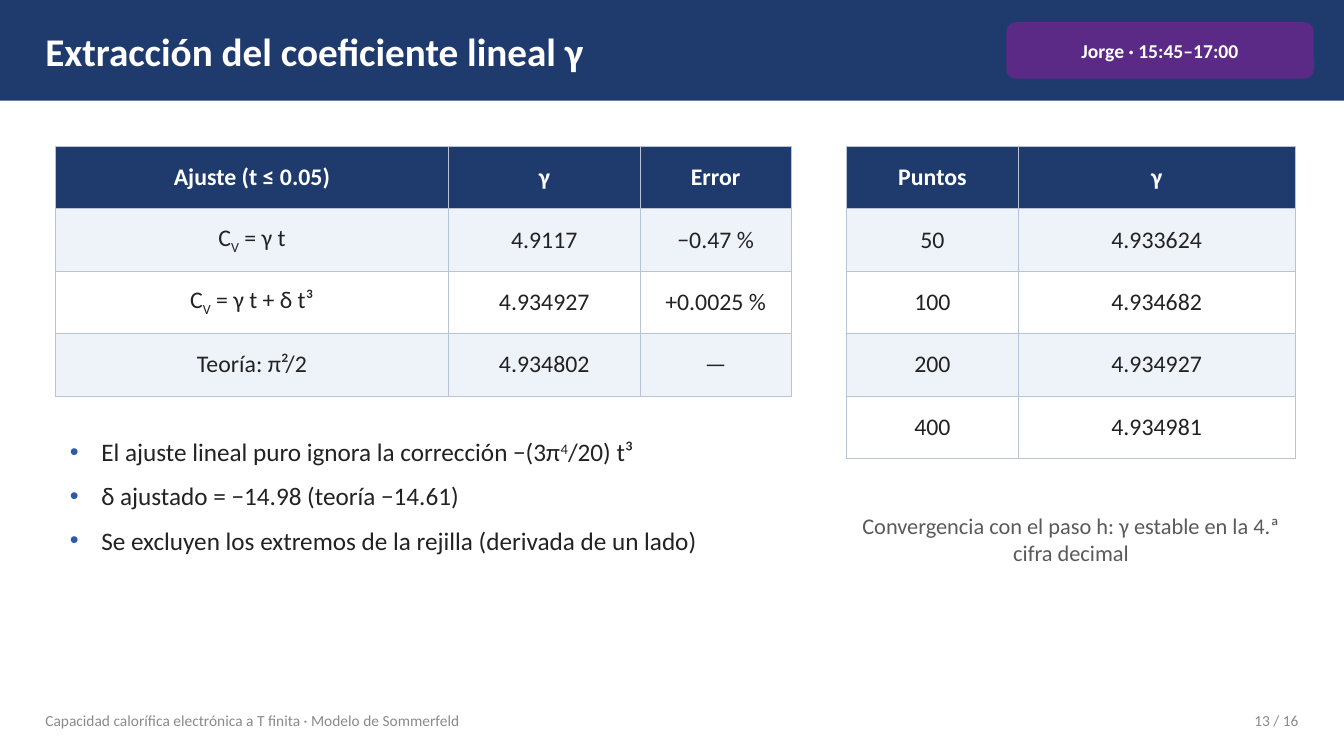
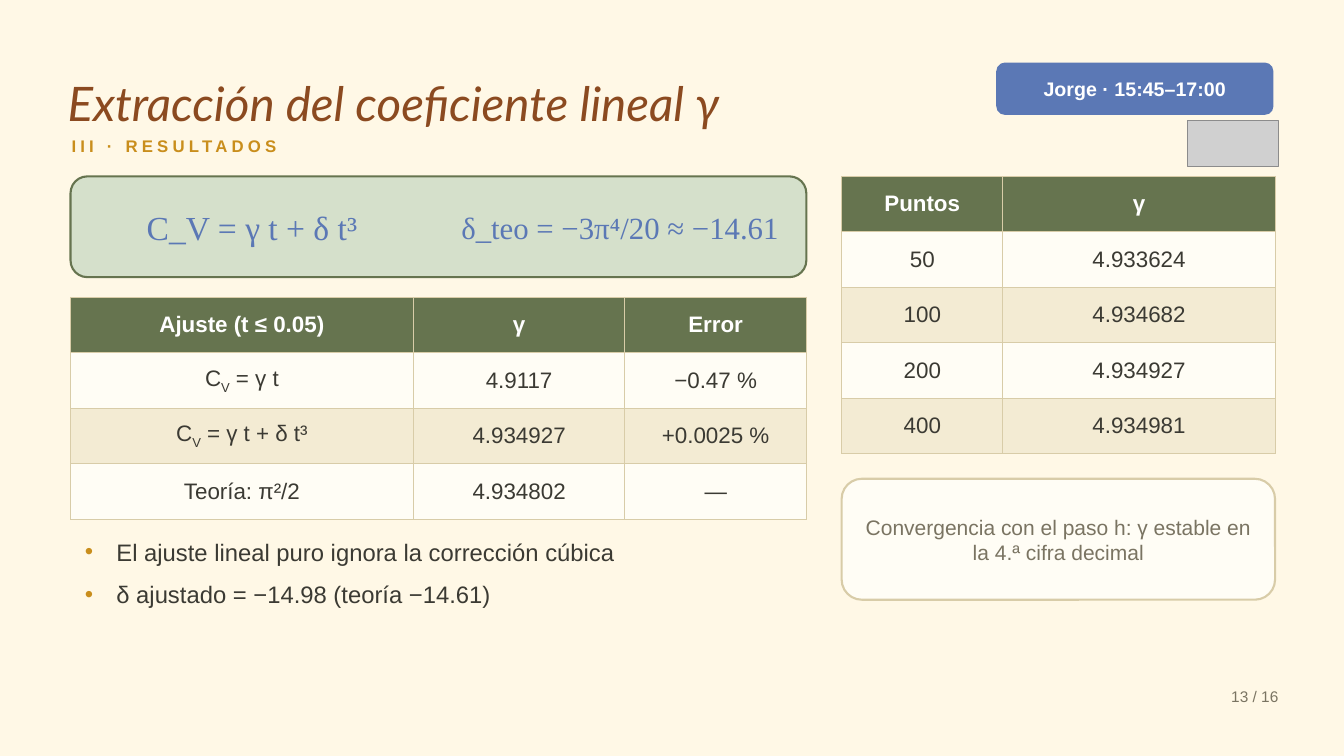
Before and after one commit to SolecitoPunk/capacidad_calorifica, a slide deck: slide 13 of presentacion/presentacion_sommerfeld.pptx. Drawn at 1344x756 pixels with LibreOffice and Linux fonts; fonts in the diff are those of the drawing; grey boxes stand for pictures; background and template pictures are left out. Boxes give left, top, right and bottom in pixels: in the first picture for what was removed or moved away, otherwise in the second. Text is boxed around its words. In the diff, an @@ line names an element or a change of style, - is before the commit and + after.

```diff
--- a/presentacion/presentacion_sommerfeld.pptx
+++ b/presentacion/presentacion_sommerfeld.pptx
@@ background #FFFFFF to picture (left out) @@
@@ rectangle removed at [0, 0, 1344, 101] @@
@@ text "Extracción del coeficiente lineal γ": place and size @@
-text "Extracción del coeficiente lineal γ" at [45, 38, 583, 72]
+text "Extracción del coeficiente lineal γ" at [68, 86, 719, 129]
@@ text "Extracción del coeficiente lineal γ" at [68, 86, 719, 129]: size 28 to 34 pt, font Calibri to Lato, text colour #FFFFFF to #8B4A20, bold off, italic on; vertical alignment middle to bottom @@
@@ rounded rectangle "Jorge · 15:45–17:00": place and size @@
-rounded rectangle "Jorge · 15:45–17:00" at [1006, 22, 1314, 79]
+rounded rectangle "Jorge · 15:45–17:00" at [996, 63, 1273, 115]
@@ rounded rectangle "Jorge · 15:45–17:00" at [996, 63, 1273, 115]: font Calibri to Arial; fill #5B2A86 to #5B78B5 @@
@@ text added at [67, 131, 974, 166], 12 pt, text #C98E1C, bold @@
+III · RESULTADOS
@@ picture added at [1188, 121, 1278, 166] @@
@@ rounded rectangle added at [71, 176, 807, 277], fill #D5E0CB, outline #66744F 1.5 pt @@
@@ table at [842, 176, 1275, 454] @@
@@ fill #1F3B6E to #66744F in row 1 @@
@@ fill #EEF2F9 to #FFFDF5 in 4 cells @@
@@ fill #FFFFFF to #F3EBD3 in 4 cells @@
@@ size 17 to 16 pt, font Calibri to Arial @@
@@ text colour #222222 to #3B3A33 in "50", "4.933624", "100", "4.934682" and 4 more places @@
@@ borders changed @@
@@ table: place and size @@
-table at [847, 146, 1296, 459]
+table at [842, 176, 1275, 454]
@@ text added at [147, 216, 357, 246], 24 pt, text #5B78B5 @@
+C_V = γ t + δ t³
@@ text added at [461, 217, 779, 243], 22 pt, text #5B78B5 @@
+δ_teo = −3π⁴/20 ≈ −14.61
@@ table at [71, 297, 807, 519] @@
@@ fill #1F3B6E to #66744F in row 1 @@
@@ fill #EEF2F9 to #FFFDF5 in 6 cells @@
@@ fill #FFFFFF to #F3EBD3 in row 3 @@
@@ size 17 to 16 pt, font Calibri to Arial @@
@@ text colour #222222 to #3B3A33 in "CV = γ t", "4.9117", "−0.47 %", "CV = γ t + δ t³" and 5 more places @@
@@ borders changed @@
@@ table: place and size @@
-table at [55, 146, 791, 396]
+table at [71, 297, 807, 519]
@@ rounded rectangle "Convergencia con el paso h: ...": place and size @@
-rounded rectangle "Convergencia con el paso h: ..." at [862, 518, 1279, 561]
+rounded rectangle "Convergencia con el paso h: ..." at [842, 479, 1275, 600]
@@ rounded rectangle "Convergencia con el paso h: ..." at [842, 479, 1275, 600]: size 16 to 15 pt, font Calibri to Arial, text colour #5A5A5A to #7A7462; less space between paragraphs; fill none to #FFFDF5; outline none to #D8CCA8 1.5 pt @@
@@ text "El ajuste lineal puro ignora ...": place and size @@
-text "El ajuste lineal puro ignora ..." at [101, 441, 696, 555]
+text "El ajuste lineal puro ignora ..." at [116, 543, 614, 608]
@@ text at [101, 532, 696, 555]: paragraph removed @@
-• Se excluyen los extremos de la rejilla (derivada de un lado)
@@ text at [116, 543, 614, 566]: text changed; size 18 to 17 pt; font Calibri to Arial; text colour #222222 to #3B3A33 @@
-• El ajuste lineal puro ignora la corrección −(3π4/20) t³
+• El ajuste lineal puro ignora la corrección cúbica
@@ text at [116, 585, 490, 608]: size 18 to 17 pt, font Calibri to Arial, text colour #222222 to #3B3A33 in "δ ajustado = −14.98 (teoría −14.61)"; bullet colour #2E5AA8 to #C98E1C @@
@@ text "13 / 16": place and size @@
-text "13 / 16" at [1254, 715, 1299, 726]
+text "13 / 16" at [1231, 691, 1278, 702]
@@ text "13 / 16" at [1231, 691, 1278, 702]: font Calibri to Arial, text colour #8A8A8A to #7A7462 @@
@@ text removed at [45, 715, 460, 729] @@
-Capacidad calorífica electrónica a T finita · Modelo de Sommerfeld
```
Also in this commit, not shown: 15 other slides changed, 19 other files.
